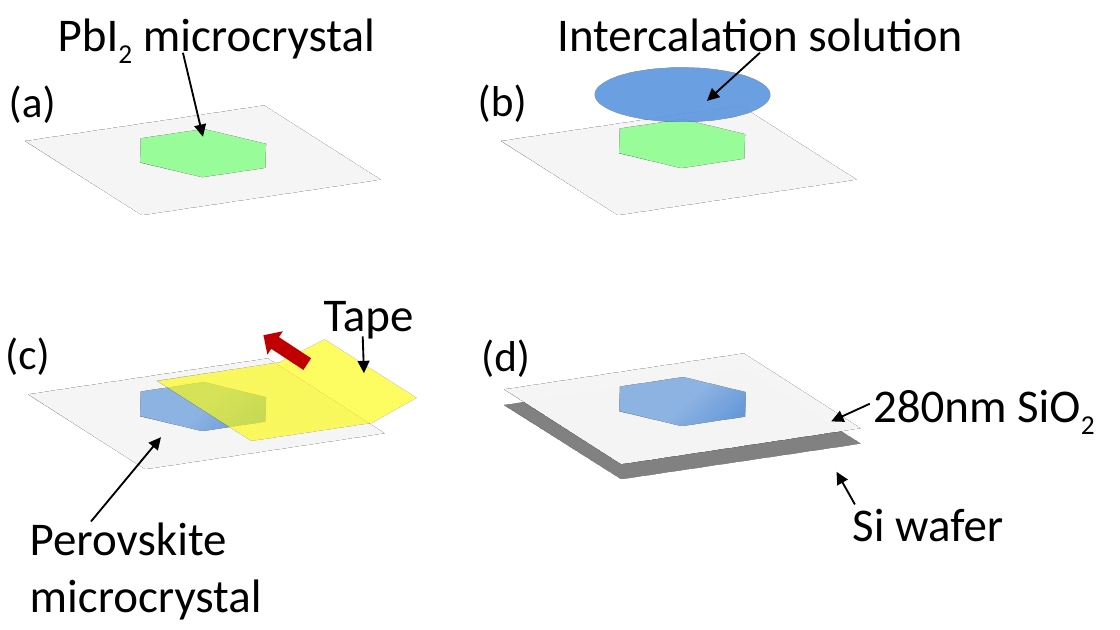
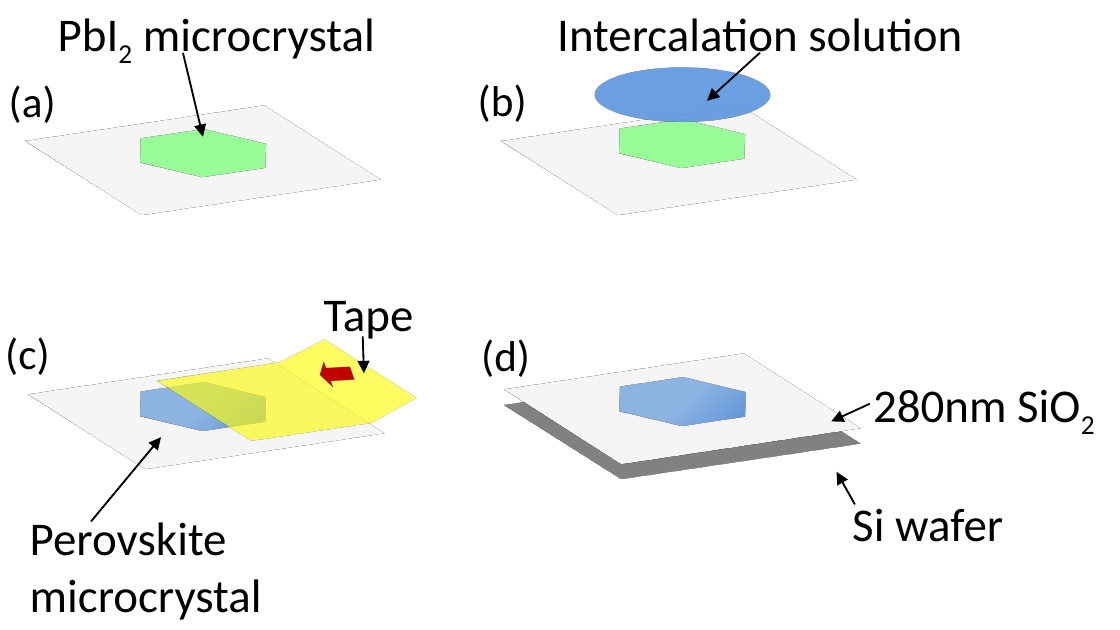
Before and after one commit to wandy8000/Thesis, a slide deck: slide 1 of Chapter5/Figures/Fig1.pptx. Drawn at 1120x630 pixels with LibreOffice and Linux fonts; fonts in the diff are those of the drawing. Boxes give left, top, right and bottom in pixels: in the first picture for what was removed or moved away, otherwise in the second. Text is boxed around its words. In the diff, an @@ line names an element or a change of style, - is before the commit and + after.

```diff
--- a/Chapter5/Figures/Fig1.pptx
+++ b/Chapter5/Figures/Fig1.pptx
@@ right arrow at <box>307,356,364,392</box>: rotation 213 to 189 degrees @@
```
Also in this commit, not shown: 22 other files.
